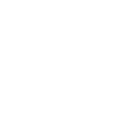
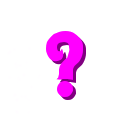
The second 128×128 image is a revision of the first. Changes to its layers:
added layer "Ebene #1" above "thread_icon" over <box>16,31,86,112</box>
